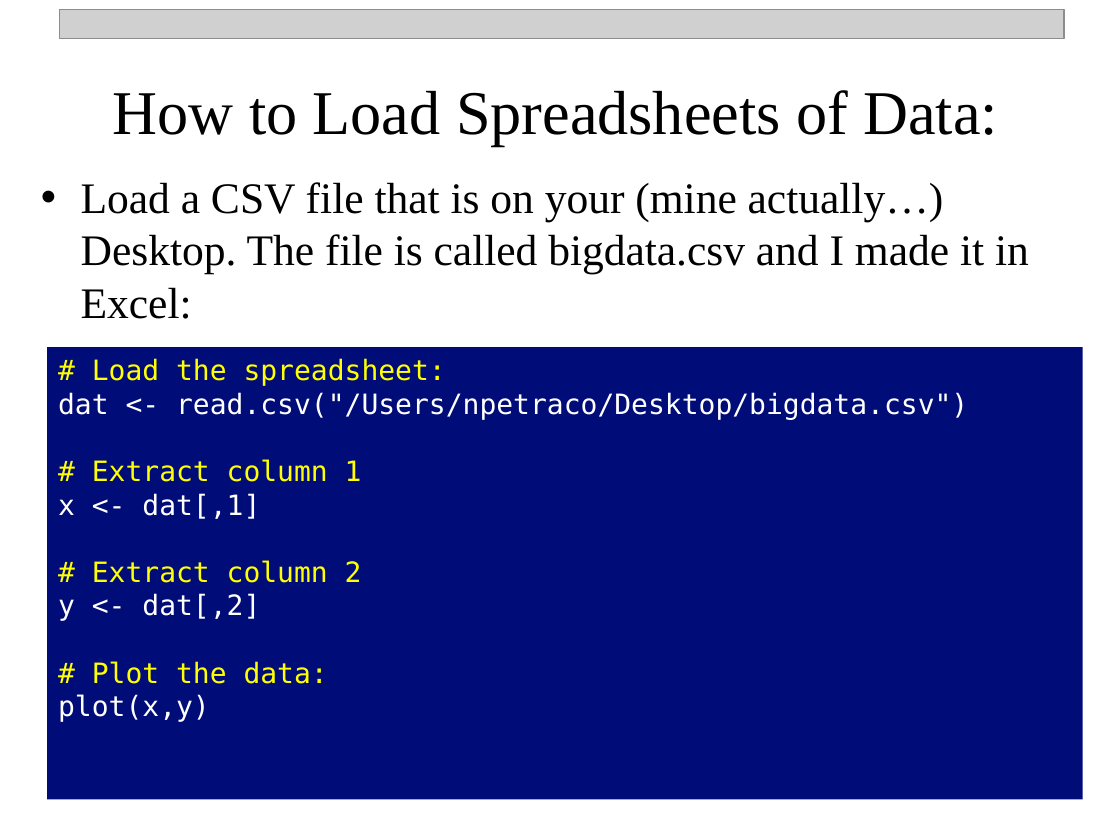
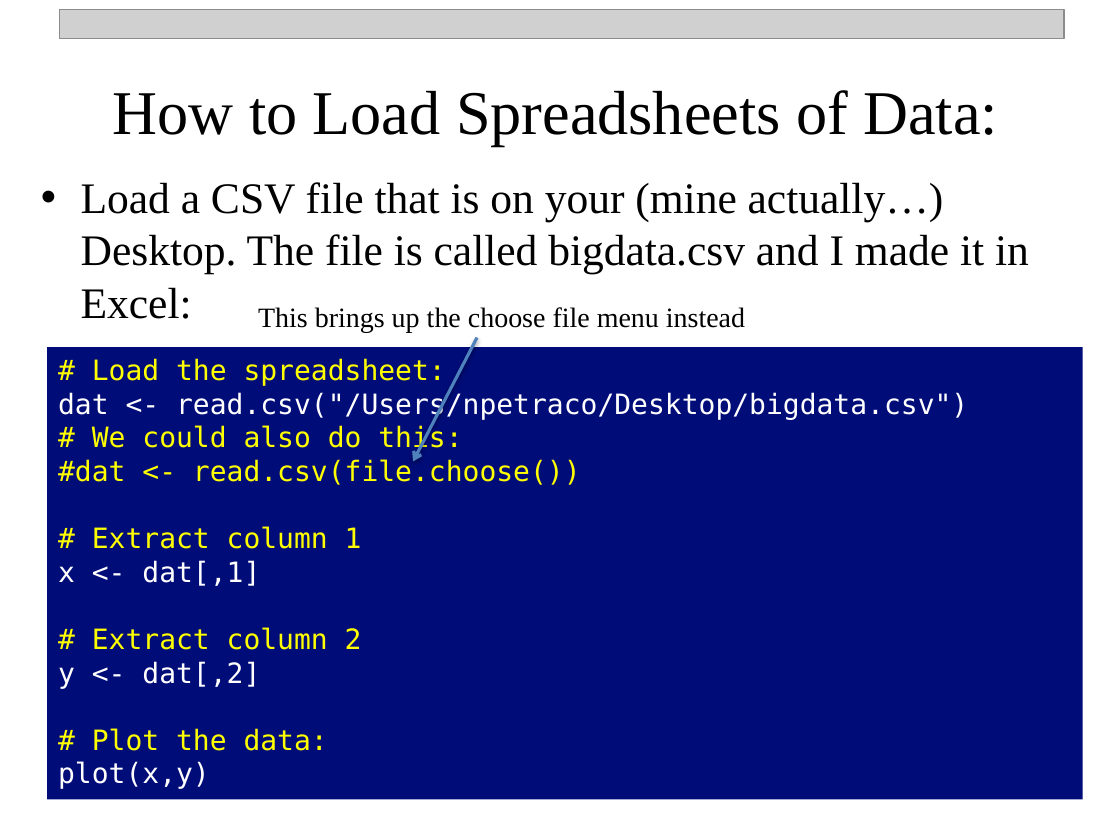
Before and after one commit to npetraco/CHE302, a slide deck: slide 14 of Laboratories/Lab0/Intro_To_R.pptx (slide 12 before the commit). Drawn at 1120x840 pixels with LibreOffice and Linux fonts; fonts in the diff are those of the drawing; grey boxes stand for pictures. Boxes give left, top, right and bottom in pixels: in the first picture for what was removed or moved away, otherwise in the second. Text is boxed around its words. In the diff, an @@ line names an element or a change of style, - is before the commit and + after.

```diff
--- a/Laboratories/Lab0/Intro_To_R.pptx
+++ b/Laboratories/Lab0/Intro_To_R.pptx
@@ text added at (258, 307, 745, 332), 18 pt, text #000000 @@
+This brings up the choose file menu instead
@@ arrow added from (477, 337) to (413, 461), #4F81BD 2 pt @@
@@ text in rectangle at (58, 425, 581, 485): paragraphs added @@
+# We could also do this:
+#dat <- read.csv(file.choose())
```
Also in this commit, not shown: 3 other slides changed, 3 slides added, 1 other file.
